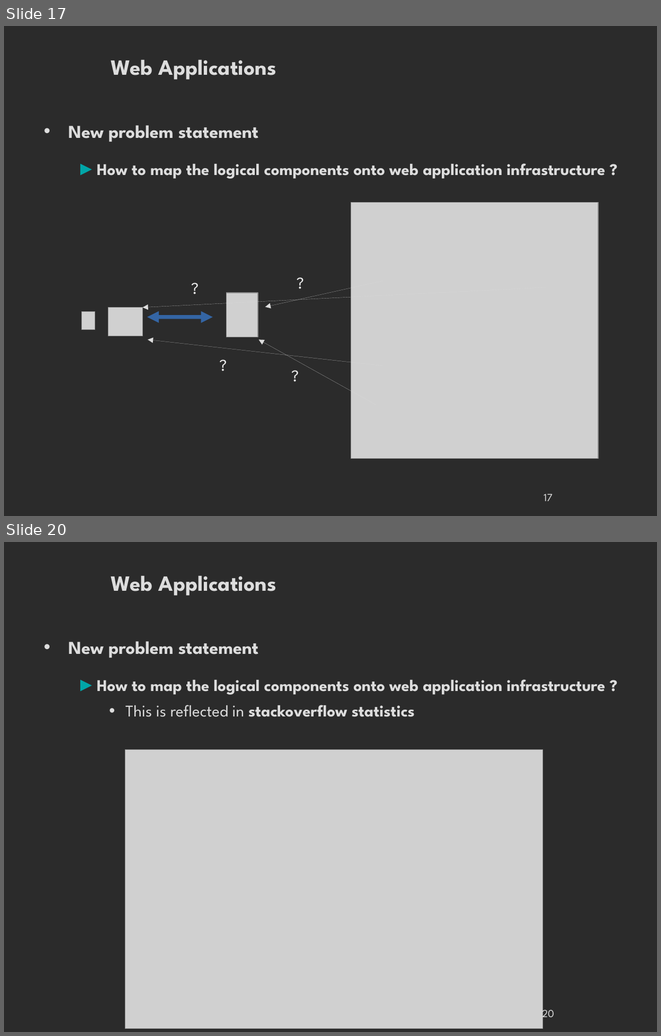
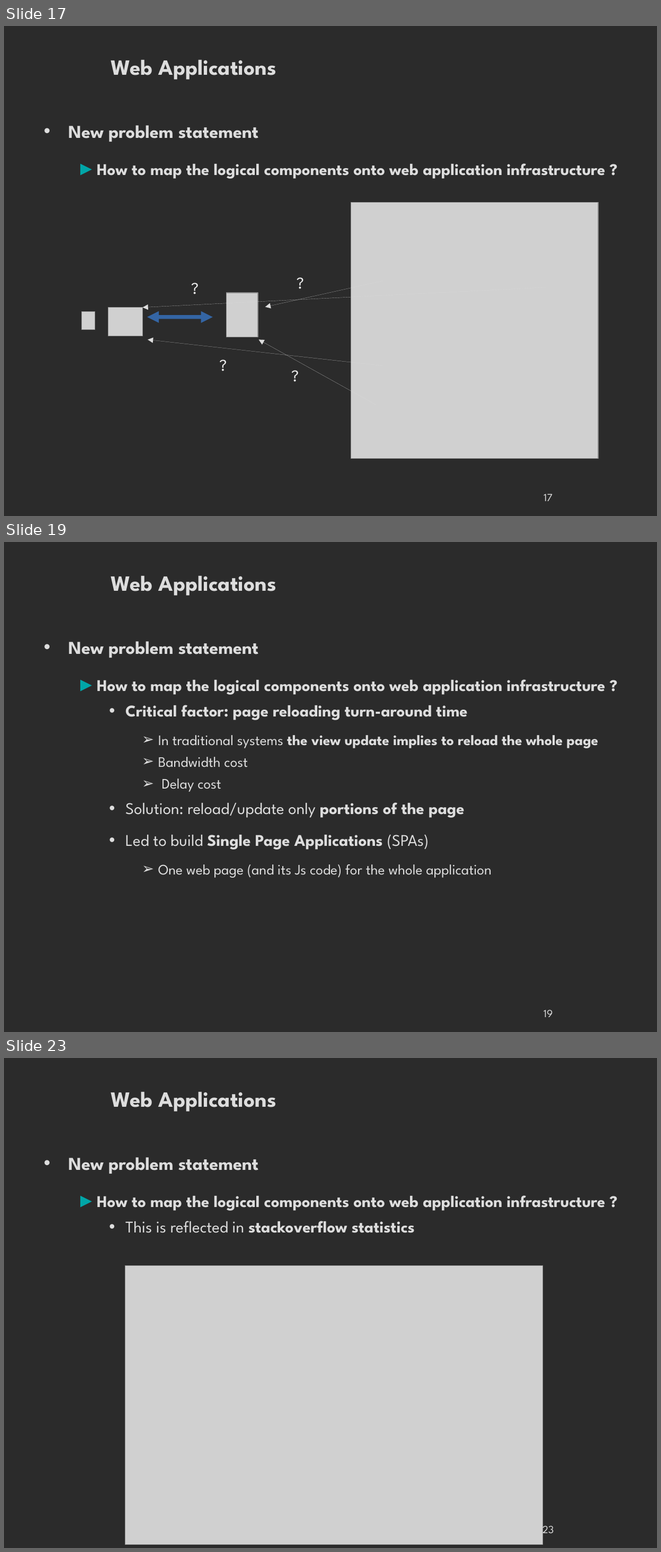
Before and after one commit to danielausparis/arch, a slide deck: archi-web.odp. Shown one above the other, each under a label of ours: slides 17 and 20 before the commit, slides 17, 19 and 23 after it; the slides between them are not shown. The pictures are 661x1036 and 661x1552 pixels, drawn with LibreOffice and Linux fonts; fonts in the diff are those of the drawing; grey boxes stand for pictures; background and template pictures are left out; a plain dark background stands for a picture behind light text. Boxes give left, top, right and bottom in pixels: in the first picture for what was removed or moved away, otherwise in the second. Text is boxed around its words. In the diff, an @@ line names an element or a change of style, - is before the commit and + after.

```diff
--- a/archi-web.odp
+++ b/archi-web.odp
@@ slide 19 added at (4,542,657,1032), background picture (left out) @@
@@ title added at (111,575,276,596), 24 pt, text #DDDDDD, bold @@
+Web Applications
@@ text added at (68,641,605,877), 18 pt, text #DDDDDD, bold @@
+• New problem statement
+  ► How to map the logical components onto web application infrastructure ?
+    • Critical factor: page reloading turn-around time
+      ➢ In traditional systems the view update implies to reload the whole page
+      ➢ Bandwidth cost
+      ➢ Delay cost
+    • Solution: reload/update only portions of the page
+    • Led to build Single Page Applications (SPAs)
+      ➢ One web page (and its Js code) for the whole application
@@ page number added at (544,1009,553,1017), 12 pt, text #DDDDDD @@
+19
@@ what was slide 20 is now slide 23 @@
@@ page number at (542,1522,554,1537): text changed @@
-20
+23
```
Also in this commit, not shown: 7 slides changed, 9 other slides added.
